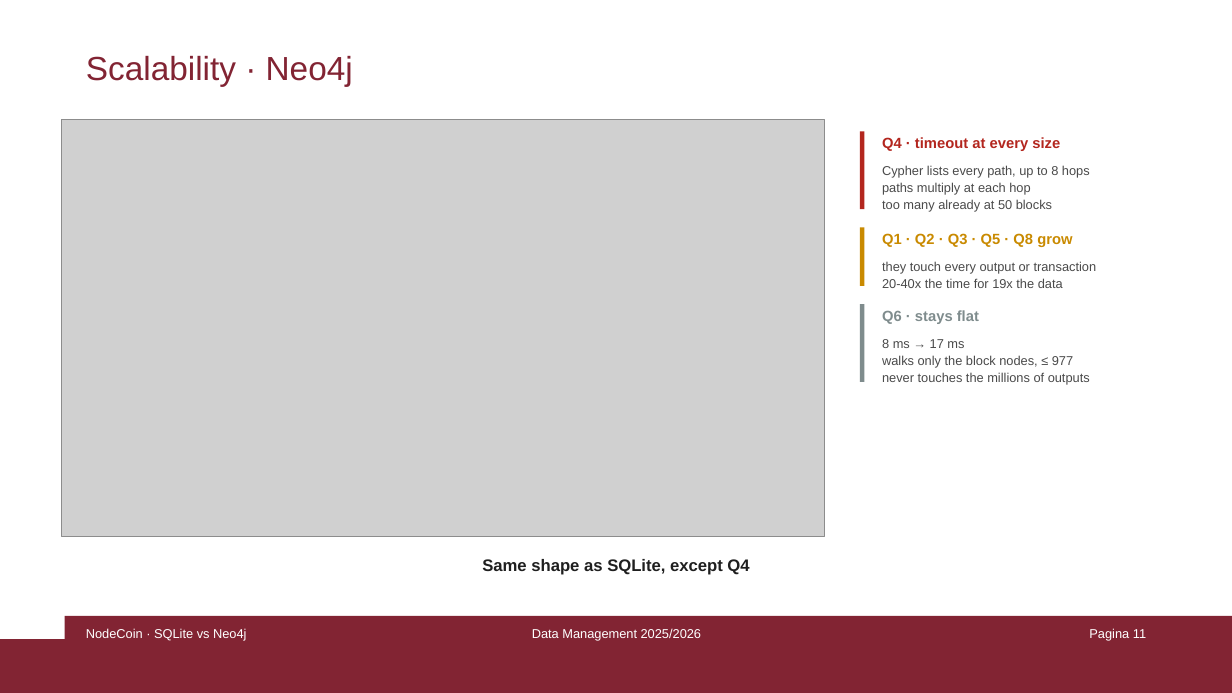
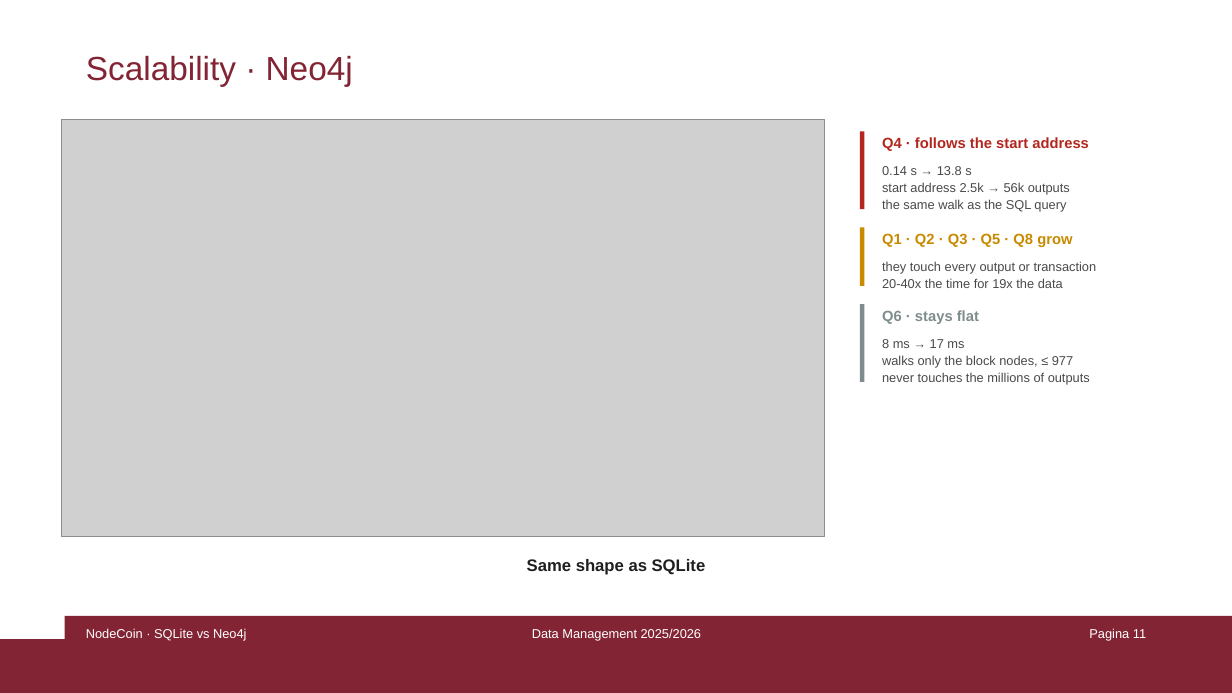
Before and after one commit to damspada/graph-relational-bitcoin-analyzer-project, a slide deck: slide 11 of presentation/NodeCoin - Damiano Spadaccini.pptx. Drawn at 1232x693 pixels with LibreOffice and Linux fonts; fonts in the diff are those of the drawing; grey boxes stand for pictures. Boxes give left, top, right and bottom in pixels: in the first picture for what was removed or moved away, otherwise in the second. Text is boxed around its words. In the diff, an @@ line names an element or a change of style, - is before the commit and + after.

```diff
--- a/presentation/NodeCoin - Damiano Spadaccini.pptx
+++ b/presentation/NodeCoin - Damiano Spadaccini.pptx
@@ text at [882,137,1089,151]: text changed @@
-Q4 · timeout at every size
+Q4 · follows the start address
@@ text at [882,166,1070,212]: text changed @@
-Cypher lists every path, up to 8 hops
-paths multiply at each hop
-too many already at 50 blocks
+0.14 s → 13.8 s
+start address 2.5k → 56k outputs
+the same walk as the SQL query
@@ text at [527,559,706,575]: text changed @@
-Same shape as SQLite, except Q4
+Same shape as SQLite
```
Also in this commit, not shown: 3 other slides changed, 5 other files.
